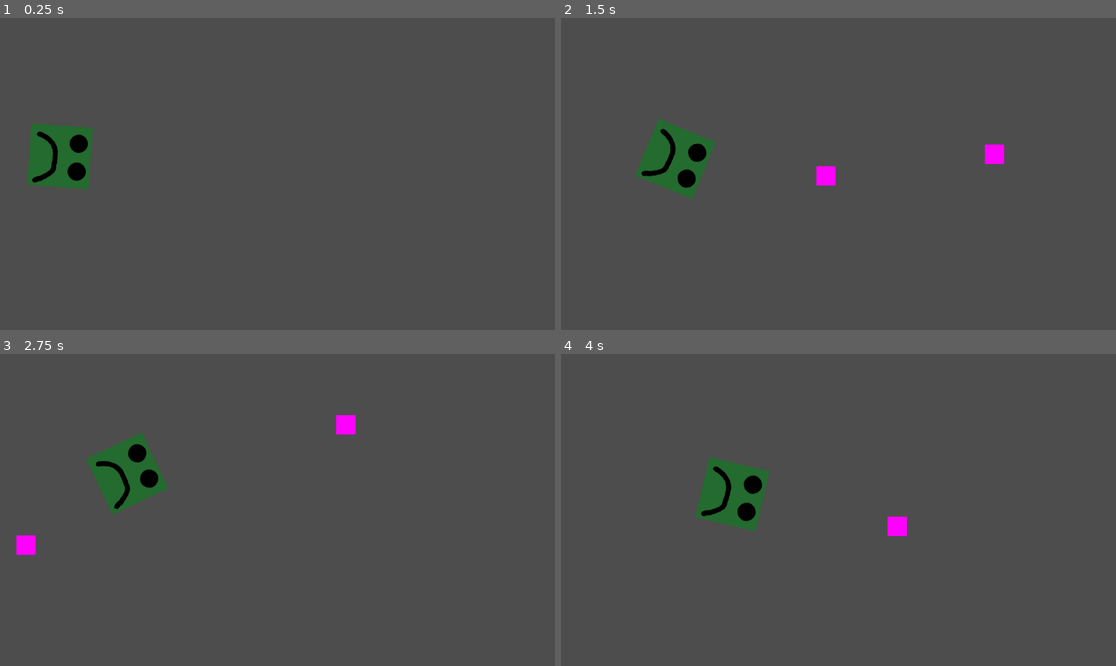
Above: before the commit, frames 1-4 (two rows, left to right).
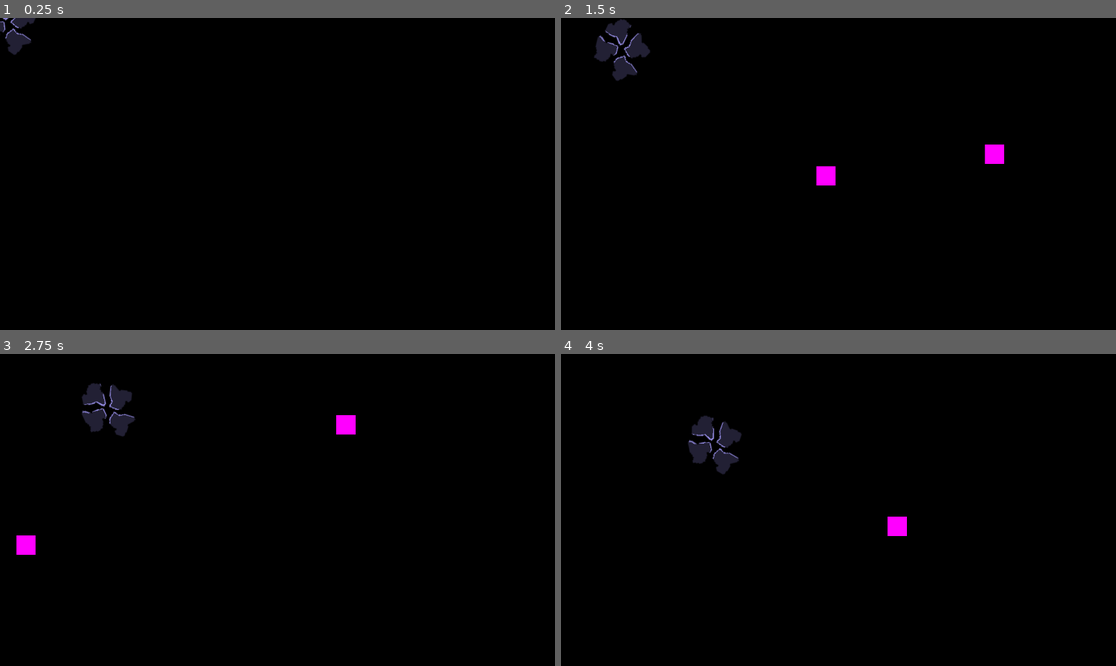
Above: after the commit, the same moments.

Repository: gerep/angry-squares
Game: Godot game, scene res://main.tscn
Same seed, same stepped clock (60 frames per second), same inputs: the game is played once before the commit and once after it.
Inputs (mouse positions are in pixels of both pictures, inside the frame that each line leads up to):
- Up to frame 1 (0.25 s): no input
- Up to frame 2 (1.5 s): move the mouse to (960, 158) at 0.52 s; click (960, 158) at 0.67 s; move the mouse to (727, 189) at 1.27 s; click (727, 189) at 1.42 s
- Up to frame 3 (2.75 s): move the mouse to (333, 441) at 2.02 s; click (333, 441) at 2.17 s
- Up to frame 4 (4 s): move the mouse to (810, 572) at 2.77 s; click (810, 572) at 2.92 s; move the mouse to (1005, 556) at 3.52 s; click (1005, 556) at 3.67 s

The runs differ from the first frame. In frame 1, 100% of the frame differs, in the area x 0-100%, y 0-100%; in frame 2, 99%; in frame 3, 99%; in frame 4, 99%.

Commit message:
better evade steering

Diff:
--- /dev/null
+++ b/armorpiece.tscn
@@ -0,0 +1,14 @@
+[gd_scene format=3 uid="uid://dg03t2ahd42q7"]
+
+[ext_resource type="Texture2D" uid="uid://dfawyeejhd2fk" path="res://armor.png" id="1_48w2i"]
+
+[sub_resource type="OccluderPolygon2D" id="OccluderPolygon2D_5adct"]
+polygon = PackedVector2Array(-11, -16, -16, -18, -18, -11, -17, -7, -12, -4, -7, 2, 0, 2, 1, -5, 0, -11, 5, -17, 4, -19, 1, -19, -5, -19, -9, -17)
+
+[node name="ArmorPiece" type="Sprite2D" unique_id=2092933585]
+scale = Vector2(2, 2)
+texture = ExtResource("1_48w2i")
+
+[node name="LightOccluder2D" type="LightOccluder2D" parent="." unique_id=531386087]
+position = Vector2(6, 8)
+occluder = SubResource("OccluderPolygon2D_5adct")
--- /dev/null
+++ b/defector.tscn
@@ -0,0 +1,21 @@
+[gd_scene format=3 uid="uid://ccgn7ps0kd6yg"]
+
+[ext_resource type="PackedScene" uid="uid://dg03t2ahd42q7" path="res://armorpiece.tscn" id="2_6ep66"]
+
+[sub_resource type="Gradient" id="Gradient_6ep66"]
+colors = PackedColorArray(1, 1, 1, 1, 0, 0, 0, 1)
+
+[sub_resource type="GradientTexture2D" id="GradientTexture2D_78uhm"]
+gradient = SubResource("Gradient_6ep66")
+width = 256
+height = 256
+fill = 1
+fill_from = Vector2(0.5, 0.5)
+fill_to = Vector2(0.7941176, 0.07125675)
+
+[node name="Defector" type="Node2D" unique_id=536049201]
+
+[node name="Occluder" parent="." unique_id=2092933585 instance=ExtResource("2_6ep66")]
+
+[node name="PointLight2D" type="PointLight2D" parent="." unique_id=1480422852]
+texture = SubResource("GradientTexture2D_78uhm")
--- a/enemy.gd
+++ b/enemy.gd
@@ -11,6 +11,8 @@
 var max_speed: float = 100.0
 var max_steer_force: float = 10.0
 var separation_weight: float = 1000.0
+var evade_weight: float = 100.0
+var max_evade_force: float = 200.0
 var slowing_radius: float = 400.0
 var target_position: Vector2
 var infight_target: Node2D
@@ -44,7 +46,7 @@
 	var separation_steering: Vector2 = _calculate_separation()
 	var evade_steering: Vector2 = _calculate_evade()
 	var total_steering: Vector2 = (
-		seek_steering + separation_steering * separation_weight + evade_steering
+		seek_steering + (separation_steering * separation_weight) + evade_steering
 	)
 
 	velocity += total_steering
@@ -95,7 +97,7 @@
 
 	var desired_velocity: Vector2 = evade_direction * max_speed
 	var steering: Vector2 = desired_velocity - velocity
-	return steering.limit_length(max_steer_force)
+	return steering.limit_length(max_evade_force)
 
 
 func _on_collision_area_body_entered(body: Node2D) -> void:
--- a/enemy.tscn
+++ b/enemy.tscn
@@ -2,6 +2,7 @@
 
 [ext_resource type="Script" uid="uid://t0ueo23iw43e" path="res://enemy.gd" id="1_4gyqm"]
 [ext_resource type="Texture2D" uid="uid://c4pu0vtihd55g" path="res://enemy.png" id="1_7k104"]
+[ext_resource type="PackedScene" uid="uid://dg03t2ahd42q7" path="res://armorpiece.tscn" id="3_qi2p4"]
 
 [sub_resource type="RectangleShape2D" id="RectangleShape2D_4gyqm"]
 size = Vector2(128, 128)
@@ -15,6 +16,17 @@
 [sub_resource type="CircleShape2D" id="CircleShape2D_iifgy"]
 radius = 101.0198
 
+[sub_resource type="Gradient" id="Gradient_6ep66"]
+colors = PackedColorArray(1, 1, 1, 1, 0, 0, 0, 1)
+
+[sub_resource type="GradientTexture2D" id="GradientTexture2D_4gyqm"]
+gradient = SubResource("Gradient_6ep66")
+width = 256
+height = 256
+fill = 1
+fill_from = Vector2(0.5, 0.5)
+fill_to = Vector2(0.9342583, 0.05631701)
+
 [node name="Enemy" type="CharacterBody2D" unique_id=735752258]
 script = ExtResource("1_4gyqm")
 
@@ -27,6 +39,7 @@
 one_shot = true
 
 [node name="Sprite2D" type="Sprite2D" parent="." unique_id=160104843]
+visible = false
 texture = ExtResource("1_7k104")
 
 [node name="CollisionShape2D" type="CollisionShape2D" parent="." unique_id=2015597409]
@@ -46,7 +59,30 @@
 shape = SubResource("CircleShape2D_qi2p4")
 
 [node name="EvadeArea" type="Area2D" parent="." unique_id=530408202]
+visible = false
 collision_mask = 2
 
 [node name="CollisionShape2D" type="CollisionShape2D" parent="EvadeArea" unique_id=82772329]
 shape = SubResource("CircleShape2D_iifgy")
+
+[node name="PointLight2D" type="PointLight2D" parent="." unique_id=1048627421]
+energy = 3.68
+shadow_enabled = true
+shadow_filter_smooth = 44.1
+texture = SubResource("GradientTexture2D_4gyqm")
+
+[node name="ArmorPiece2" parent="." unique_id=1165775252 instance=ExtResource("3_qi2p4")]
+position = Vector2(-16.999998, 25)
+rotation = -2.1537364
+
+[node name="ArmorPiece5" parent="." unique_id=2092933585 instance=ExtResource("3_qi2p4")]
+position = Vector2(-32, -19)
+rotation = 1.2007865
+
+[node name="ArmorPiece3" parent="." unique_id=1360855814 instance=ExtResource("3_qi2p4")]
+position = Vector2(34.999996, 31.000004)
+rotation = 0.143117
+
+[node name="ArmorPiece4" parent="." unique_id=1552520069 instance=ExtResource("3_qi2p4")]
+position = Vector2(26.999996, -25)
+rotation = -1.6179202
--- a/main.tscn
+++ b/main.tscn
@@ -1,10 +1,13 @@
 [gd_scene format=3 uid="uid://u2tu4iayyhe5"]
 
 [ext_resource type="Script" uid="uid://brdq3k80rfses" path="res://main.gd" id="1_0xm2m"]
-[ext_resource type="PackedScene" uid="uid://3v20jn37tu8k" path="res://enemy.tscn" id="1_ig7tw"]
+[ext_resource type="PackedScene" uid="uid://3v20jn37tu8k" path="res://enemy.tscn" id="2_0xm2m"]
 
 [node name="Main" type="Node2D" unique_id=1715747320]
 script = ExtResource("1_0xm2m")
 
-[node name="Enemy" parent="." unique_id=735752258 instance=ExtResource("1_ig7tw")]
-position = Vector2(107, 286)
+[node name="CanvasModulate" type="CanvasModulate" parent="." unique_id=854939051]
+visible = false
+color = Color(0, 0, 0, 1)
+
+[node name="Enemy" parent="." unique_id=735752258 instance=ExtResource("2_0xm2m")]
--- a/project.godot
+++ b/project.godot
@@ -26,3 +26,4 @@
 [rendering]
 
 rendering_device/driver.windows="d3d12"
+environment/defaults/default_clear_color=Color(0, 0, 0, 1)
--- /dev/null
+++ b/wander.gd
@@ -0,0 +1,38 @@
+extends Node2D
+
+@onready var sprite: Sprite2D = $Icon
+
+var speed: float = 100.0
+var wander_angle: float = 0.0
+var circle_distance: float = 60.0
+var circle_radius: float = 30.0
+var velocity: Vector2 = Vector2(1, 0) * 100.0
+
+
+func _process(delta: float) -> void:
+	# Nudge the wander angle randomly each frame
+	wander_angle += randf_range(-0.5, 0.5)
+
+	# Imaginary circle ahead of the sprite
+	var forward: Vector2 = velocity.normalized()
+	var circle_center: Vector2 = sprite.position + forward * circle_distance
+
+	# Pick a point on the rim of the circle
+	var target_point: Vector2 = circle_center + Vector2(cos(wander_angle), sin(wander_angle)) * circle_radius
+
+	# Steer toward that point
+	var desired_velocity: Vector2 = (target_point - sprite.position).normalized() * speed
+	var steering: Vector2 = desired_velocity - velocity
+	steering = steering.limit_length(3.0)
+	velocity += steering
+	velocity = velocity.limit_length(speed)
+
+	sprite.position += velocity * delta
+	sprite.rotation = velocity.angle()
+
+	# Wrap around screen edges
+	var screen: Vector2 = get_viewport_rect().size
+	if sprite.position.x > screen.x: sprite.position.x = 0
+	if sprite.position.x < 0: sprite.position.x = screen.x
+	if sprite.position.y > screen.y: sprite.position.y = 0
+	if sprite.position.y < 0: sprite.position.y = screen.y
--- /dev/null
+++ b/wander.tscn
@@ -0,0 +1,11 @@
+[gd_scene format=3 uid="uid://4lvbpkrdyr62"]
+
+[ext_resource type="Script" uid="uid://dojfrd73eq8qw" path="res://wander.gd" id="1_dsosc"]
+[ext_resource type="Texture2D" uid="uid://cotjjeco28ogg" path="res://icon.svg" id="1_g1y5l"]
+
+[node name="Wander" type="Node2D" unique_id=1141876680]
+script = ExtResource("1_dsosc")
+
+[node name="Icon" type="Sprite2D" parent="." unique_id=393784575]
+position = Vector2(578, 343)
+texture = ExtResource("1_g1y5l")
Binary file added: armor.png
Not shown, added: armor.png.import
Not shown, added: wander.gd.uid
